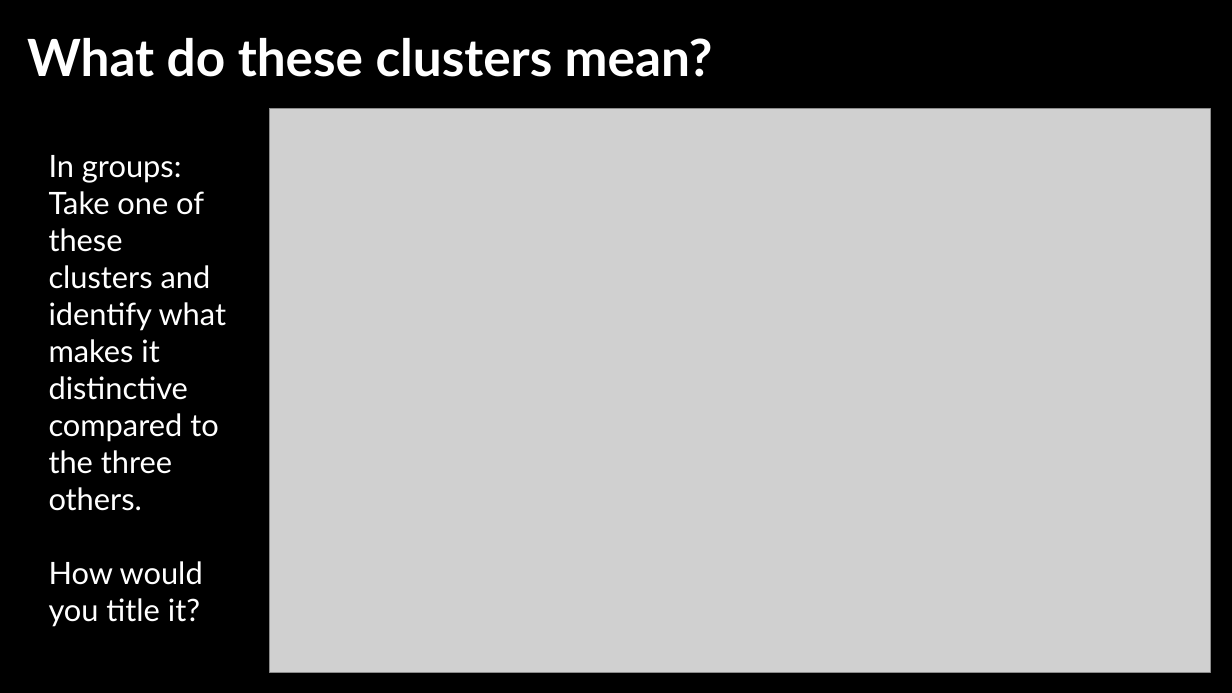
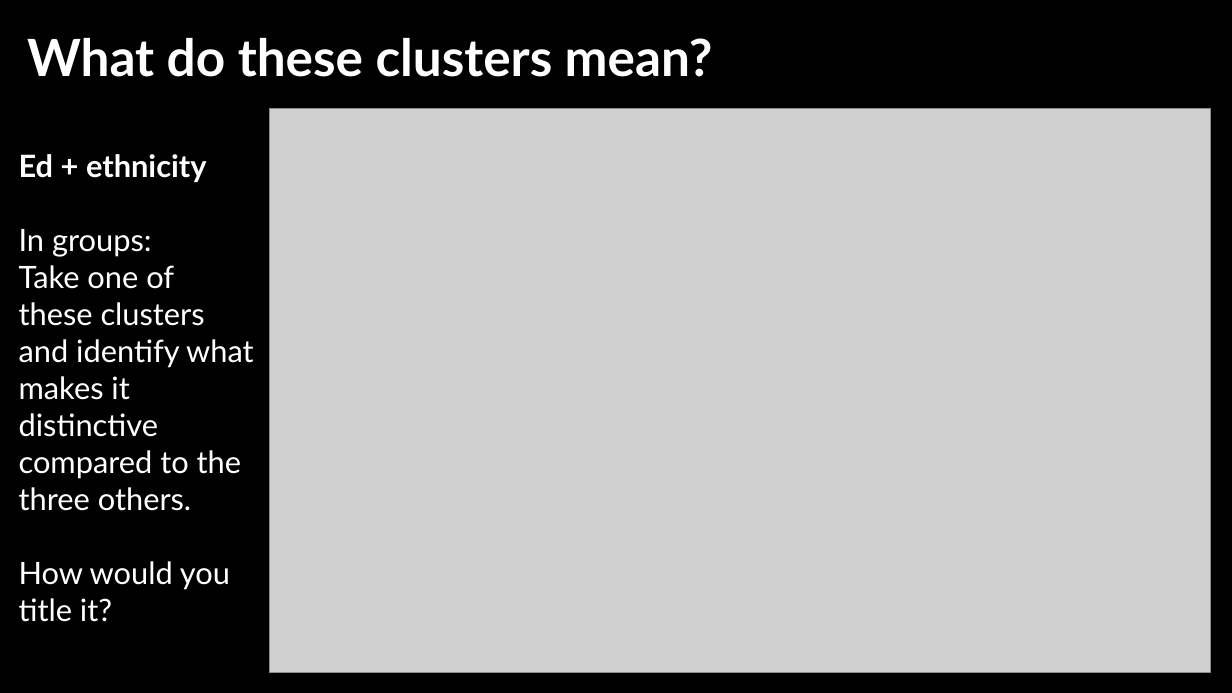
Before and after one commit to jshannon75/geog4300, a slide deck: slide 8 of in_class_slides/geog4300_W013-1 Clustering; Final project.pptx. Drawn at 1232x693 pixels with LibreOffice and Linux fonts; fonts in the diff are those of the drawing; grey boxes stand for pictures; background and template pictures are left out. Boxes give left, top, right and bottom in pixels: in the first picture for what was removed or moved away, otherwise in the second. Text is boxed around its words. In the diff, an @@ line names an element or a change of style, - is before the commit and + after.

Commit message:
Slide revision

```diff
--- a/in_class_slides/geog4300_W013-1 Clustering; Final project.pptx
+++ b/in_class_slides/geog4300_W013-1 Clustering; Final project.pptx
@@ text "Ed + ethnicity": place and size @@
-text "Ed + ethnicity" at <box>49,155,227,627</box>
+text "Ed + ethnicity" at <box>19,154,254,622</box>
@@ text at <box>19,154,207,182</box>: paragraph added @@
+Ed + ethnicity
```
Also in this commit, not shown: 4 slides added.
